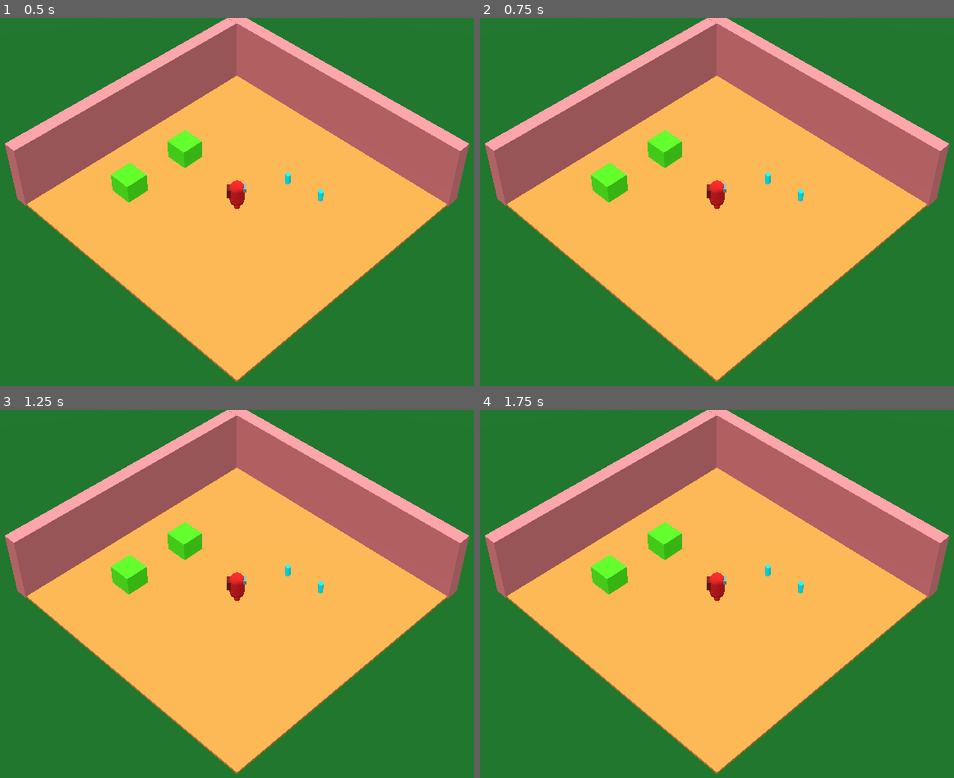
Above: before the commit, frames 1-4 (two rows, left to right).
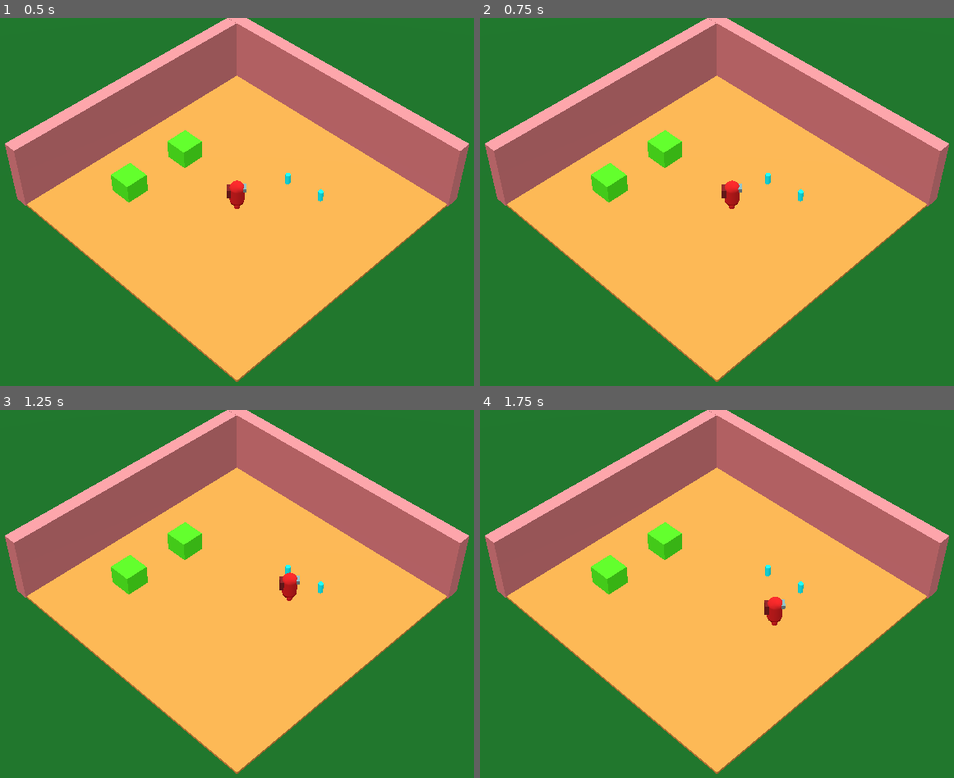
Above: after the commit, the same moments.

Repository: Kamjam/Bobaeria-Cafe
Game: Godot game, scene res://Scenes/Main.tscn
Same seed, same stepped clock (60 frames per second), same inputs: the game is played once before the commit and once after it.
Inputs:
- Up to frame 1 (0.5 s): no input
- Up to frame 2 (0.75 s): hold D (right, bound only after the commit) from 0.53 s (still down); hold E (interact, bound only after the commit) from 0.53 s (still down)
- Up to frame 3 (1.25 s): keep holding D (right, bound only after the commit); keep holding E (interact, bound only after the commit)
- Up to frame 4 (1.75 s): release D (right, bound only after the commit) at 1.28 s; release E (interact, bound only after the commit) at 1.28 s; hold S (down, bound only after the commit) from 1.28 s (still down); tap E (interact, bound only after the commit) at 1.35 s

Frame 1 is identical in both runs. In frame 2, 0.4% of the frame differs, in the area x 47-56%, y 44-52%; in frame 3, 0.5%; in frame 4, 0.5%, in the area x 47-65%, y 44-59%.
Error after the commit: Attempt to call function 'pick_up_object' in base 'null instance' on a null instance. (res://Prefabs/tea.gd:8)

Commit message:
Player and tea scenes
Working on interacting with and picking up items. Still broken. Working progress.

Diff:
--- a/bobaeria-cafe/Player/static_body_3d.gd
+++ b/bobaeria-cafe/Player/player.gd
@@ -24,7 +24,7 @@
 func _input(event):
 	if event.is_action_pressed("quit"):get_tree().quit()
 
-	if event.is_action_pressed("interaction") and pickedObject:
+	if event.is_action_pressed("interact") and pickedObject:
 		pickedObject.reparent(get_tree().current_scene)
 		pickedObject = null
 
--- a/bobaeria-cafe/Player/player.tscn
+++ b/bobaeria-cafe/Player/player.tscn
@@ -1,6 +1,6 @@
 [gd_scene load_steps=10 format=3 uid="uid://d0u83fayrvkma"]
 
-[ext_resource type="Script" path="res://Player/static_body_3d.gd" id="1_iso1j"]
+[ext_resource type="Script" path="res://Player/player.gd" id="1_aau14"]
 
 [sub_resource type="CapsuleShape3D" id="CapsuleShape3D_uxrvj"]
 
@@ -26,7 +26,7 @@
 
 [node name="Player" type="CharacterBody3D"]
 transform = Transform3D(3.455, 0, 0, 0, 3.455, 0, 0, 0, 3.455, 0, 1.34545, 0)
-script = ExtResource("1_iso1j")
+script = ExtResource("1_aau14")
 
 [node name="Body" type="CollisionShape3D" parent="."]
 transform = Transform3D(0.290434, 0, 0, 0, 0.290434, 0, 0, 0, 0.290434, 0, 0, 0)
--- a/bobaeria-cafe/Prefabs/Tea.tscn
+++ b/bobaeria-cafe/Prefabs/Tea.tscn
@@ -22,5 +22,3 @@
 [node name="MeshInstance3D" type="MeshInstance3D" parent="CollisionShape3D"]
 transform = Transform3D(0.37, 0, 0, 0, 0.37, 0, 0, 0, 0.37, 0, 0, 0)
 mesh = SubResource("CylinderMesh_8j0of")
-
-[connection signal="area_entered" from="." to="." method="_on_area_entered"]
--- a/bobaeria-cafe/Prefabs/tea.gd
+++ b/bobaeria-cafe/Prefabs/tea.gd
@@ -1,16 +1,12 @@
 extends Area3D
 
+var selected = false
+var player
 
+func _input(event: InputEvent) -> void:
+	if event.is_action_pressed("interact"):
+		player.pick_up_object(self)
 
-# Called when the node enters the scene tree for the first time.
 func _ready() -> void:
-	pass # Replace with function body.
-
-
-# Called every frame. 'delta' is the elapsed time since the previous frame.
-func _process(delta: float) -> void:
-	pass
-
-
-func _on_area_entered(area: Area3D) -> void:
-	pass # Replace with function body.
+	player = get_tree().get_first_node_in_group("player")
+	#player.interact_object.connect(_set_selected)S
--- a/bobaeria-cafe/player.tscn
+++ /dev/null
@@ -1,22 +0,0 @@
-[gd_scene load_steps=5 format=3 uid="uid://bi10byxd6mke4"]
-
-[ext_resource type="Script" path="res://Player/static_body_3d.gd" id="1_iso1j"]
-
-[sub_resource type="BoxShape3D" id="BoxShape3D_5lroo"]
-
-[sub_resource type="StandardMaterial3D" id="StandardMaterial3D_w3v51"]
-albedo_color = Color(1, 0, 0, 1)
-
-[sub_resource type="BoxMesh" id="BoxMesh_w6spc"]
-material = SubResource("StandardMaterial3D_w3v51")
-
-[node name="Player" type="CharacterBody3D"]
-transform = Transform3D(3.455, 0, 0, 0, 3.455, 0, 0, 0, 3.455, 0, 1.34545, 0)
-script = ExtResource("1_iso1j")
-
-[node name="CollisionShape3D" type="CollisionShape3D" parent="."]
-transform = Transform3D(0.290434, 0, 0, 0, 0.290434, 0, 0, 0, 0.290434, 0, 0, 0)
-shape = SubResource("BoxShape3D_5lroo")
-
-[node name="MeshInstance3D" type="MeshInstance3D" parent="CollisionShape3D"]
-mesh = SubResource("BoxMesh_w6spc")
--- a/bobaeria-cafe/project.godot
+++ b/bobaeria-cafe/project.godot
@@ -35,6 +35,39 @@
 ]
 }
 
+[input]
+
+left={
+"deadzone": 0.5,
+"events": [Object(InputEventKey,"resource_local_to_scene":false,"resource_name":"","device":-1,"window_id":0,"alt_pressed":false,"shift_pressed":false,"ctrl_pressed":false,"meta_pressed":false,"pressed":false,"keycode":0,"physical_keycode":65,"key_label":0,"unicode":97,"location":0,"echo":false,"script":null)
+]
+}
+right={
+"deadzone": 0.5,
+"events": [Object(InputEventKey,"resource_local_to_scene":false,"resource_name":"","device":-1,"window_id":0,"alt_pressed":false,"shift_pressed":false,"ctrl_pressed":false,"meta_pressed":false,"pressed":false,"keycode":0,"physical_keycode":68,"key_label":0,"unicode":100,"location":0,"echo":false,"script":null)
+]
+}
+down={
+"deadzone": 0.5,
+"events": [Object(InputEventKey,"resource_local_to_scene":false,"resource_name":"","device":-1,"window_id":0,"alt_pressed":false,"shift_pressed":false,"ctrl_pressed":false,"meta_pressed":false,"pressed":false,"keycode":0,"physical_keycode":83,"key_label":0,"unicode":115,"location":0,"echo":false,"script":null)
+]
+}
+up={
+"deadzone": 0.5,
+"events": [Object(InputEventKey,"resource_local_to_scene":false,"resource_name":"","device":-1,"window_id":0,"alt_pressed":false,"shift_pressed":false,"ctrl_pressed":false,"meta_pressed":false,"pressed":false,"keycode":0,"physical_keycode":87,"key_label":0,"unicode":119,"location":0,"echo":false,"script":null)
+]
+}
+interact={
+"deadzone": 0.5,
+"events": [Object(InputEventKey,"resource_local_to_scene":false,"resource_name":"","device":-1,"window_id":0,"alt_pressed":false,"shift_pressed":false,"ctrl_pressed":false,"meta_pressed":false,"pressed":false,"keycode":0,"physical_keycode":69,"key_label":0,"unicode":101,"location":0,"echo":false,"script":null)
+]
+}
+quit={
+"deadzone": 0.5,
+"events": [Object(InputEventKey,"resource_local_to_scene":false,"resource_name":"","device":-1,"window_id":0,"alt_pressed":false,"shift_pressed":false,"ctrl_pressed":false,"meta_pressed":false,"pressed":false,"keycode":0,"physical_keycode":4194305,"key_label":0,"unicode":0,"location":0,"echo":false,"script":null)
+]
+}
+
 [rendering]
 
 renderer/rendering_method="gl_compatibility"
